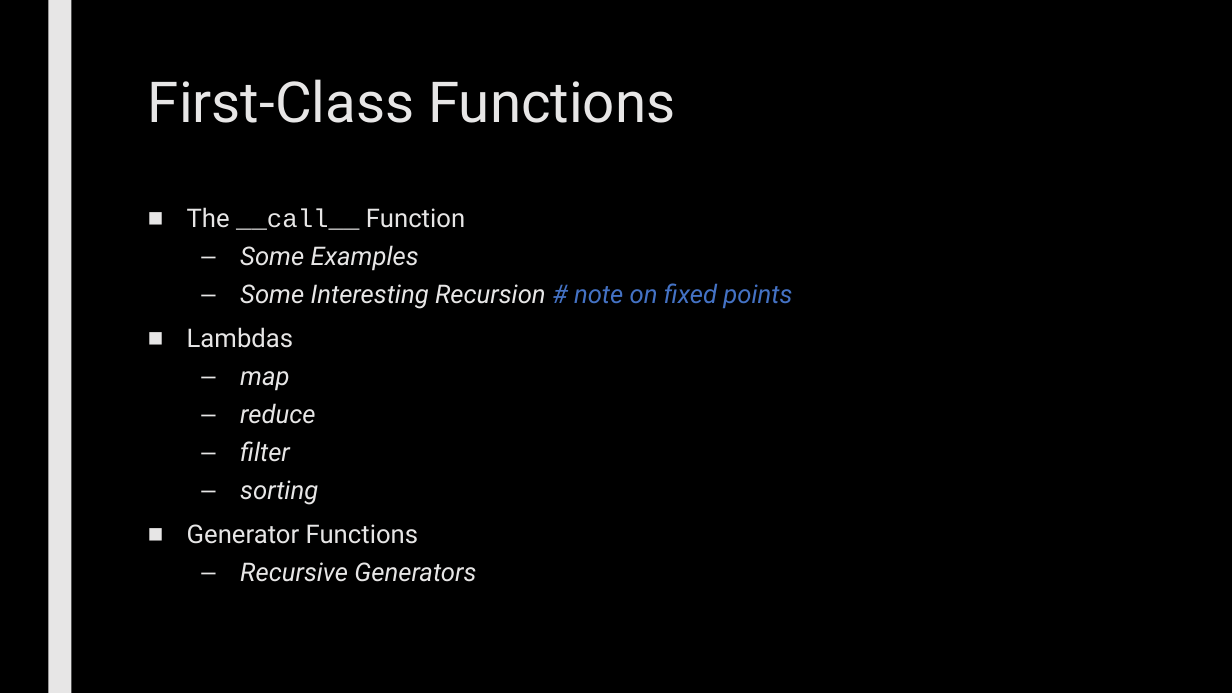
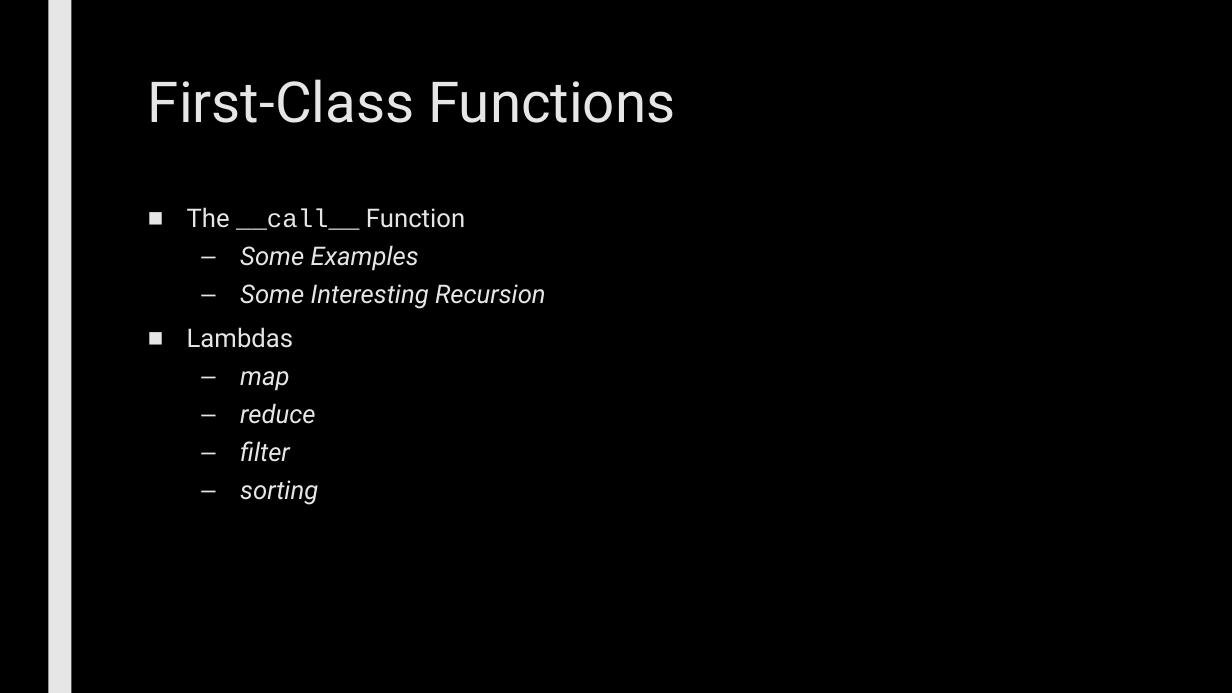
Before and after one commit to max7patek/metaprogramming, a slide deck: slide 2 of slides/02-FirstClassFunctions.pptx. Drawn at 1232x693 pixels with LibreOffice and Linux fonts; fonts in the diff are those of the drawing. Boxes give left, top, right and bottom in pixels: in the first picture for what was removed or moved away, otherwise in the second. Text is boxed around its words. In the diff, an @@ line names an element or a change of style, - is before the commit and + after.

Commit message:
updated first class function slides

```diff
--- a/slides/02-FirstClassFunctions.pptx
+++ b/slides/02-FirstClassFunctions.pptx
@@ text at [240,284,546,309]: text changed @@
-  – Some Interesting Recursion # note on fixed points
+  – Some Interesting Recursion
@@ text at [187,524,476,582]: paragraphs removed @@
-■ Generator Functions
-  – Recursive Generators
```
Also in this commit, not shown: 8 other slides changed, 3 slides added, 6 slides removed.
